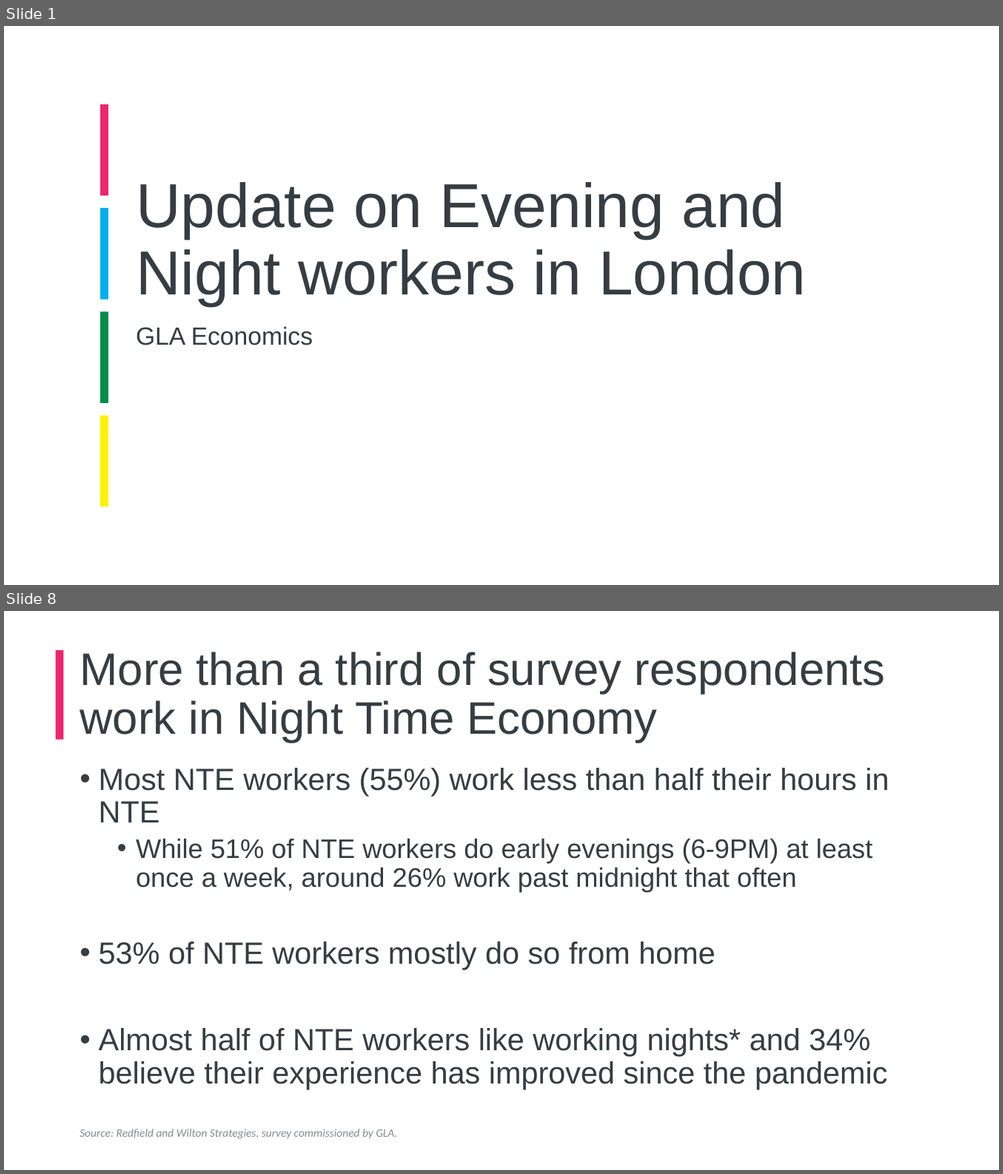
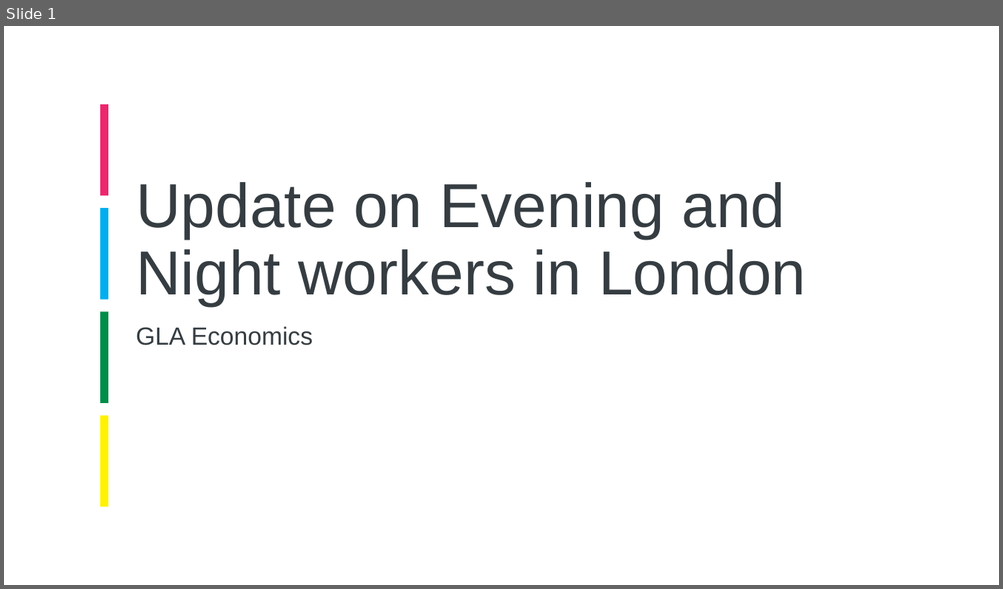
Before and after one commit to ammar-gla/NTE, a slide deck: Non-R/NTE Presentation, GLAE (DRAFT).pptx. Shown one above the other, each under a label of ours: slides 1 and 8 before the commit, slide 1 after it; the slides between them are not shown. The pictures are 1003x1174 and 1003x589 pixels, drawn with LibreOffice and Linux fonts; fonts in the diff are those of the drawing; background and template pictures are left out. Boxes give left, top, right and bottom in pixels: in the first picture for what was removed or moved away, otherwise in the second. Text is boxed around its words. In the diff, an @@ line names an element or a change of style, - is before the commit and + after.

```diff
--- a/Non-R/NTE Presentation, GLAE (DRAFT).pptx
+++ b/Non-R/NTE Presentation, GLAE (DRAFT).pptx
@@ slide 8 removed at <box>4,611,999,1170</box>, background #FFFFFF @@
@@ rectangle removed at <box>56,650,64,740</box> @@
@@ title removed at <box>79,652,885,743</box> @@
-More than a third of survey respondents work in Night Time Economy
@@ text removed at <box>99,768,888,1090</box> @@
-• Most NTE workers (55%) work less than half their hours in NTE
-  • While 51% of NTE workers do early evenings (6-9PM) at least once a week, around 26% work past midnight that often
-• 53% of NTE workers mostly do so from home
-• Almost half of NTE workers like working nights* and 34% believe their experience has improved since the pandemic
@@ text removed at <box>79,1129,397,1139</box> @@
-Source: Redfield and Wilton Strategies, survey commissioned by GLA.
```
Also in this commit, not shown: 5 slides changed, 1 other slide removed, 3 other files.
